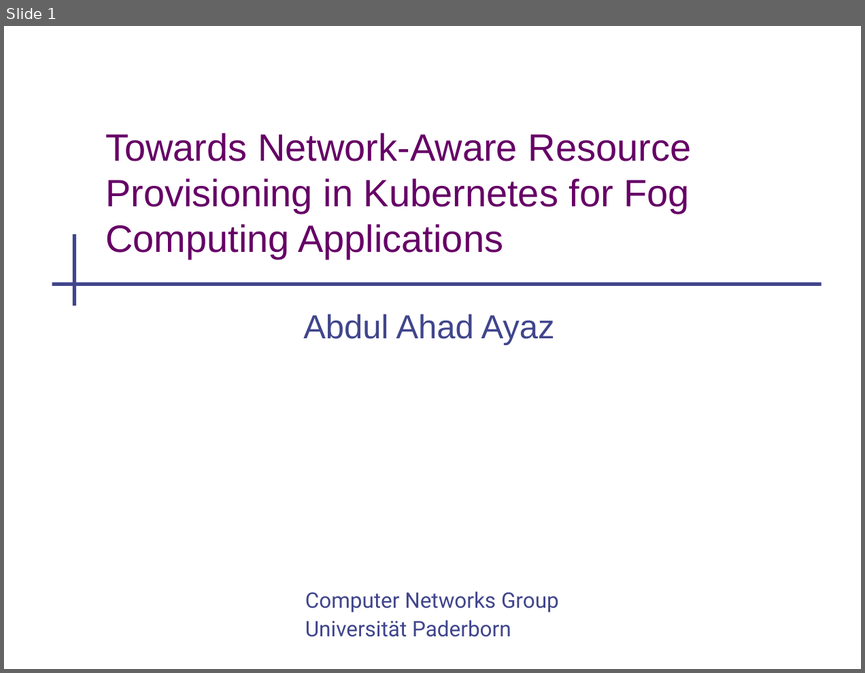
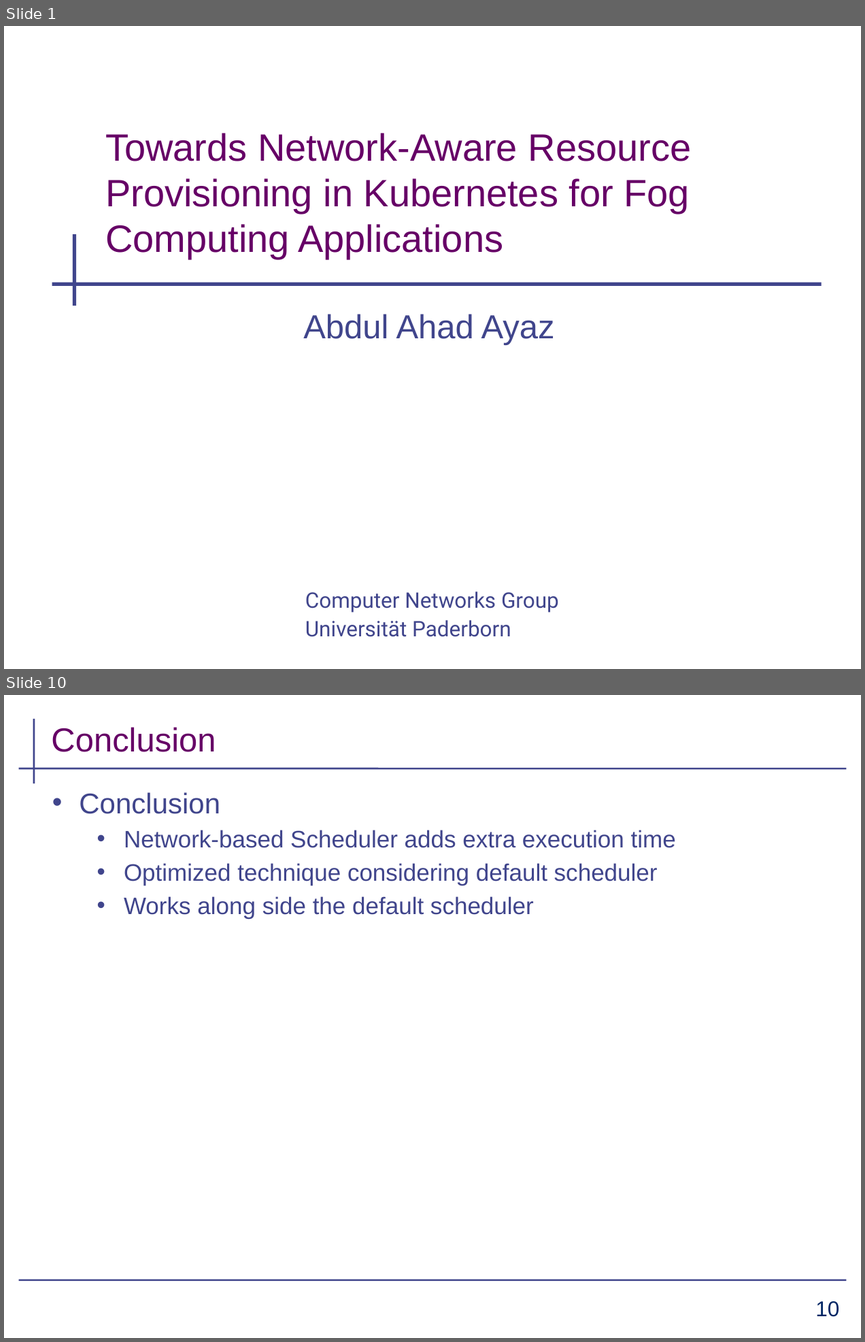
Before and after one commit to aahad91/Seminar-MLCN, a slide deck: Final_submission/presentation_draft.pptx. Shown one above the other, each under a label of ours: slide 1 before the commit, slides 1 and 10 after it; the slides between them are not shown. The pictures are 865x673 and 865x1342 pixels, drawn with LibreOffice and Linux fonts; fonts in the diff are those of the drawing; background and template pictures are left out. Boxes give left, top, right and bottom in pixels: in the first picture for what was removed or moved away, otherwise in the second. Text is boxed around its words. In the diff, an @@ line names an element or a change of style, - is before the commit and + after.

```diff
--- a/Final_submission/presentation_draft.pptx
+++ b/Final_submission/presentation_draft.pptx
@@ slide 10 added at <box>4,695,861,1338</box>, background #FFFFFF @@
@@ line added from (34, 719) to (34, 783), #40458C 1.5 pt @@
@@ title added at <box>51,727,215,752</box>, 28 pt, text #660066 @@
+Conclusion
@@ line added from (18, 768) to (847, 768), #40458C 1.5 pt @@
@@ text added at <box>79,792,676,919</box>, 20 pt, text #40458C @@
+• Conclusion
+  • Network-based Scheduler adds extra execution time
+  • Optimized technique considering default scheduler
+  • Works along side the default scheduler
@@ line added from (18, 1279) to (847, 1279), #40458C 1.5 pt @@
@@ page number added at <box>815,1301,839,1317</box>, 18 pt, text #002664 @@
+10
```
Also in this commit, not shown: 5 slides changed, 4 other slides added, 2 other files.
